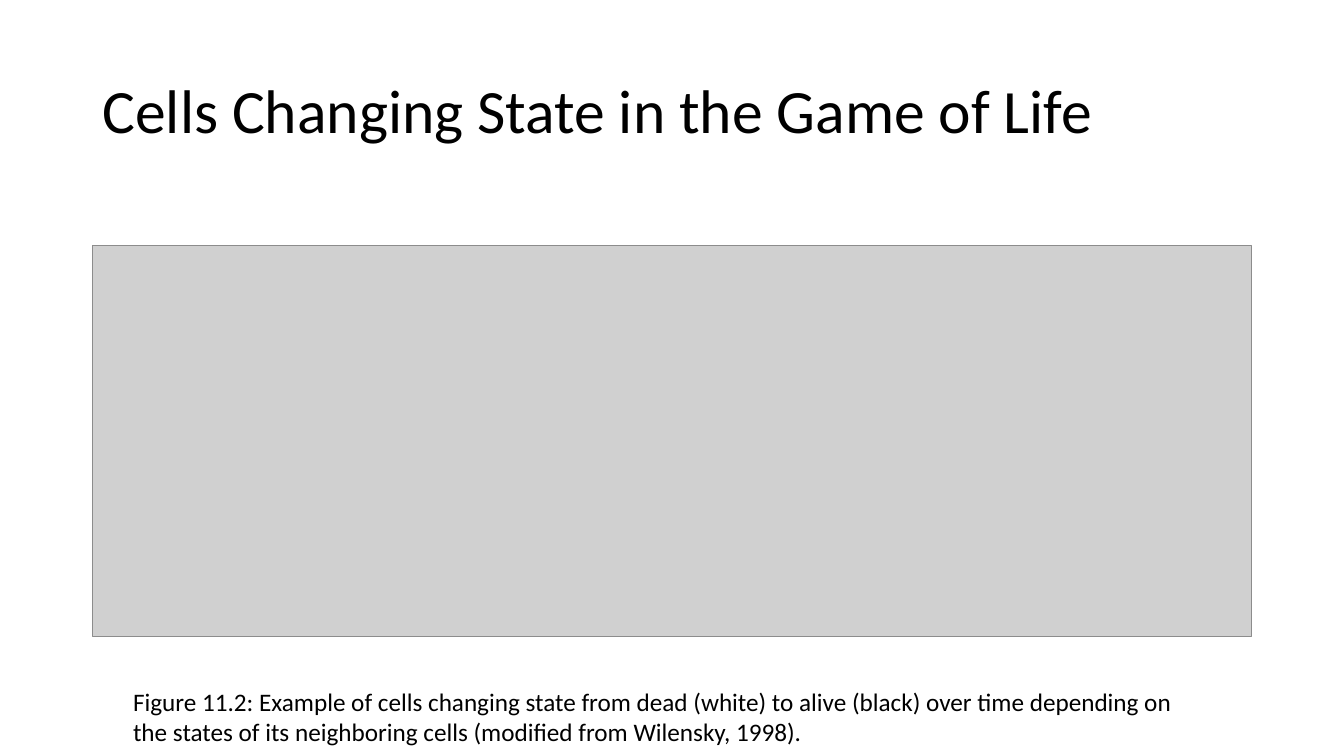
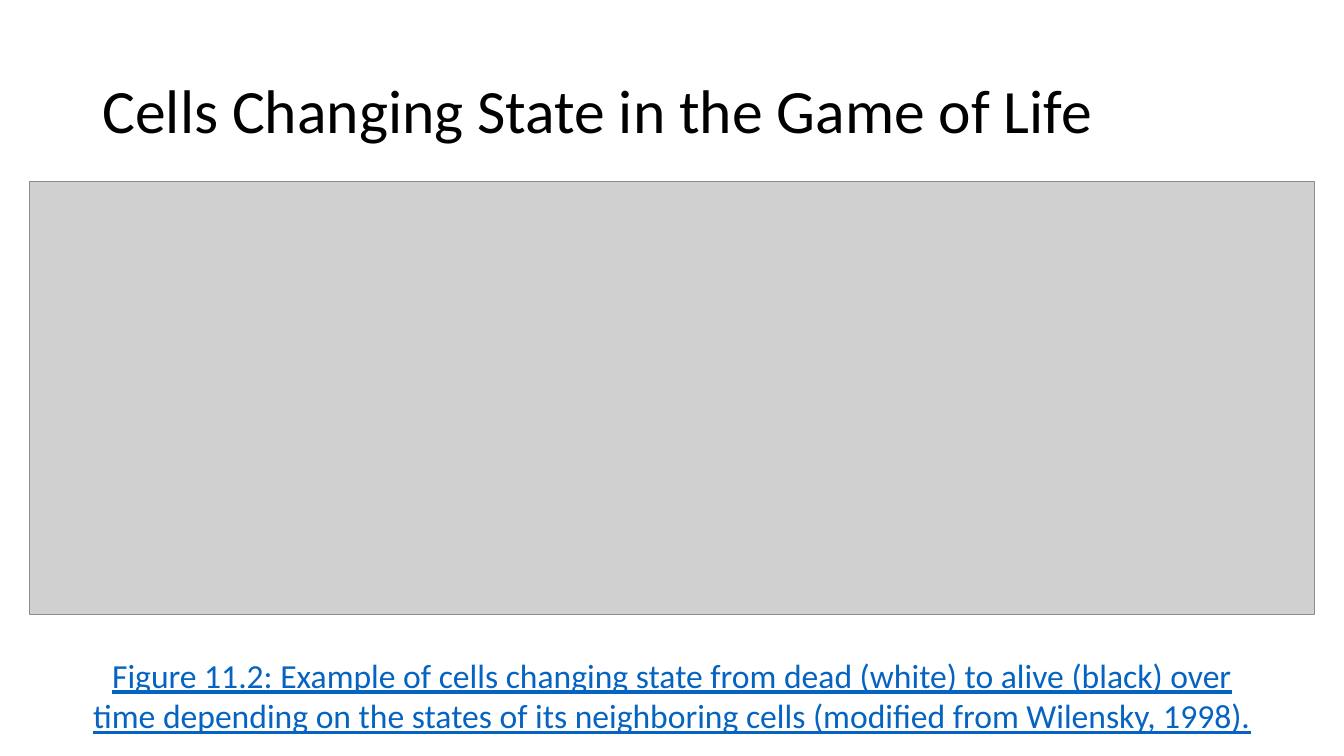
Before and after one commit to abmgis/abmgis, a slide deck: slide 8 of Chapter11-AlternativeModellingApproaches/Chapter11.pptx (slide 7 before the commit). Drawn at 1344x756 pixels with LibreOffice and Linux fonts; fonts in the diff are those of the drawing; grey boxes stand for pictures. Boxes give left, top, right and bottom in pixels: in the first picture for what was removed or moved away, otherwise in the second. Text is boxed around its words. In the diff, an @@ line names an element or a change of style, - is before the commit and + after.

```diff
--- a/Chapter11-AlternativeModellingApproaches/Chapter11.pptx
+++ b/Chapter11-AlternativeModellingApproaches/Chapter11.pptx
@@ picture: place and size @@
-picture at bbox=[93, 246, 1252, 636]
+picture at bbox=[29, 181, 1315, 614]
@@ text "Figure 11.2: Example of cells ...": place and size @@
-text "Figure 11.2: Example of cells ..." at bbox=[133, 692, 1171, 746]
+text "Figure 11.2: Example of cells ..." at bbox=[93, 663, 1250, 734]
@@ text "Figure 11.2: Example of cells ..." at bbox=[93, 663, 1250, 734]: size 18 to 24 pt, text colour #000000 to #0563C1, underline on; alignment left to centre @@
```
Also in this commit, not shown: 3 other slides changed, 1 slide added.
